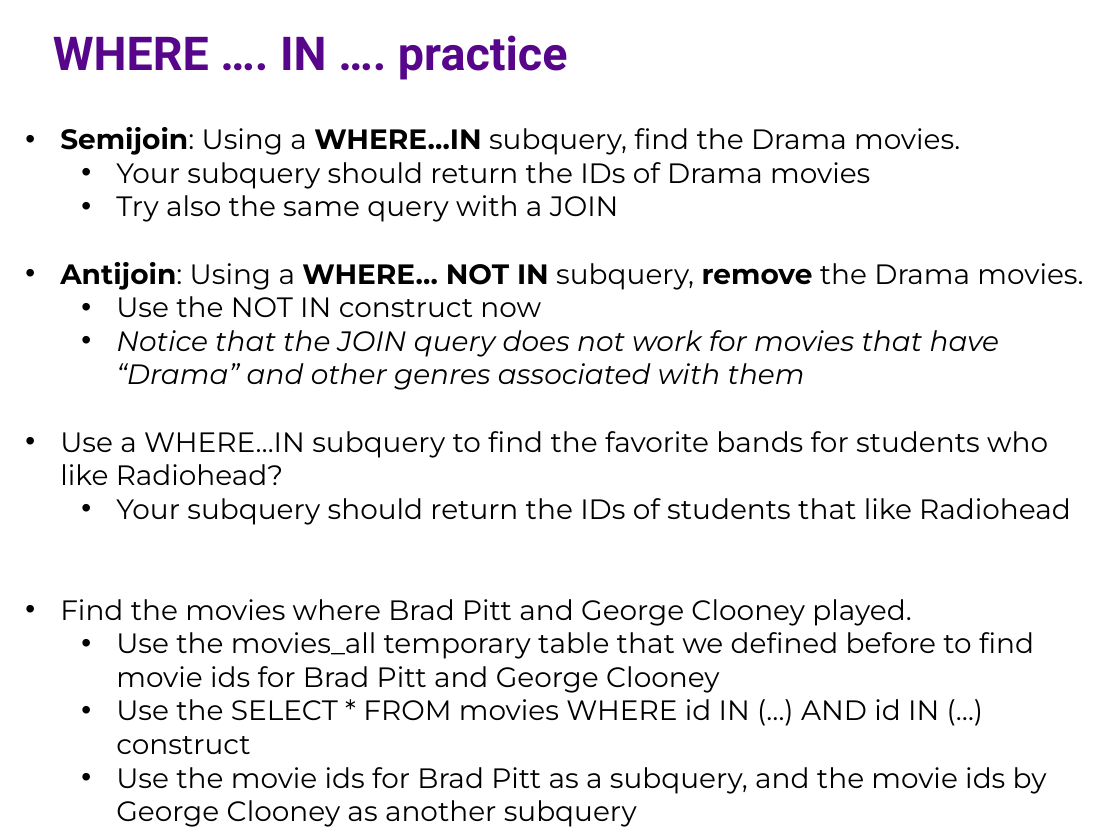
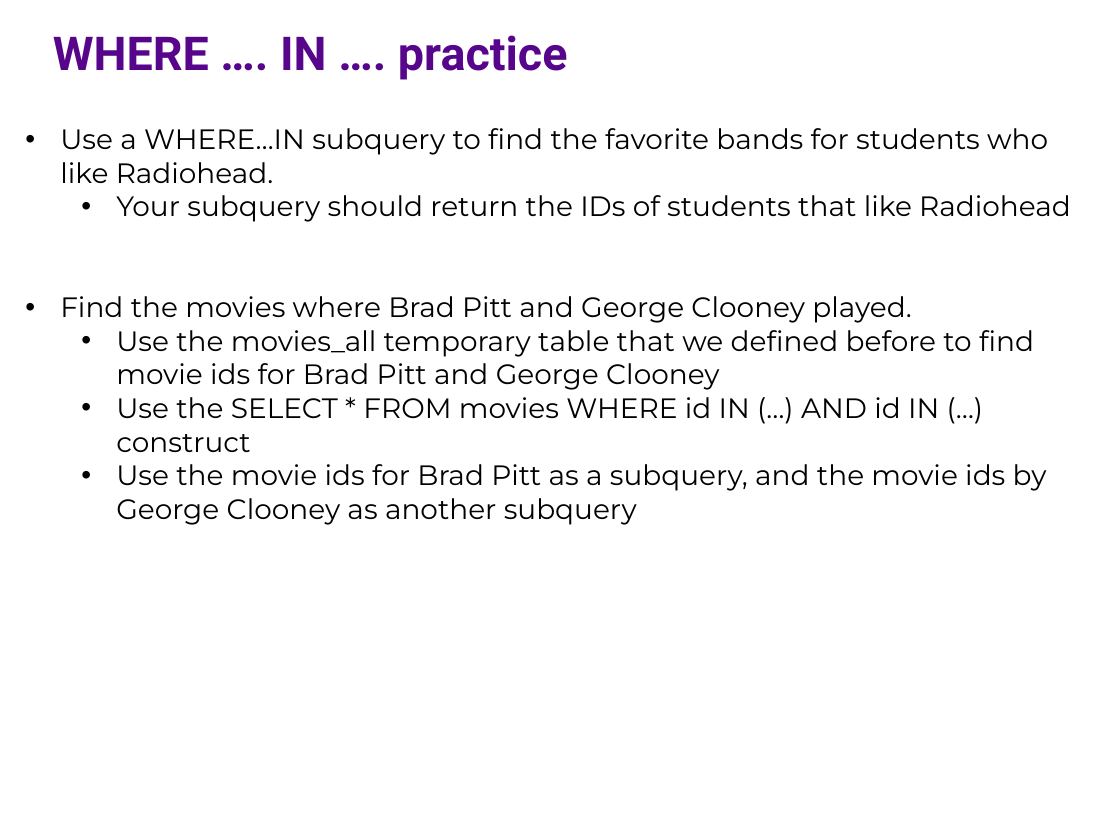
Before and after one commit to ipeirotis/introduction-to-databases, a slide deck: slide 18 of session6/F-SQL_Subqueries.pptx (slide 15 before the commit). Drawn at 1120x840 pixels with LibreOffice and Linux fonts; fonts in the diff are those of the drawing. Boxes give left, top, right and bottom in pixels: in the first picture for what was removed or moved away, otherwise in the second. Text is boxed around its words. In the diff, an @@ line names an element or a change of style, - is before the commit and + after.

```diff
--- a/session6/F-SQL_Subqueries.pptx
+++ b/session6/F-SQL_Subqueries.pptx
@@ text at box(60, 128, 1048, 183): text changed @@
-• Semijoin: Using a WHERE…IN subquery, find the Drama movies.
-  • Your subquery should return the IDs of Drama movies
-  • Try also the same query with a JOIN
-• Antijoin: Using a WHERE… NOT IN subquery, remove the Drama movies.
-  • Use the NOT IN construct now
-  • Notice that the JOIN query does not work for movies that have “Drama” and other genres associated with them
-• Use a WHERE…IN subquery to find the favorite bands for students who like Radiohead?
+• Use a WHERE…IN subquery to find the favorite bands for students who like Radiohead.
```
Also in this commit, not shown: 6 other slides changed, 8 slides added.
